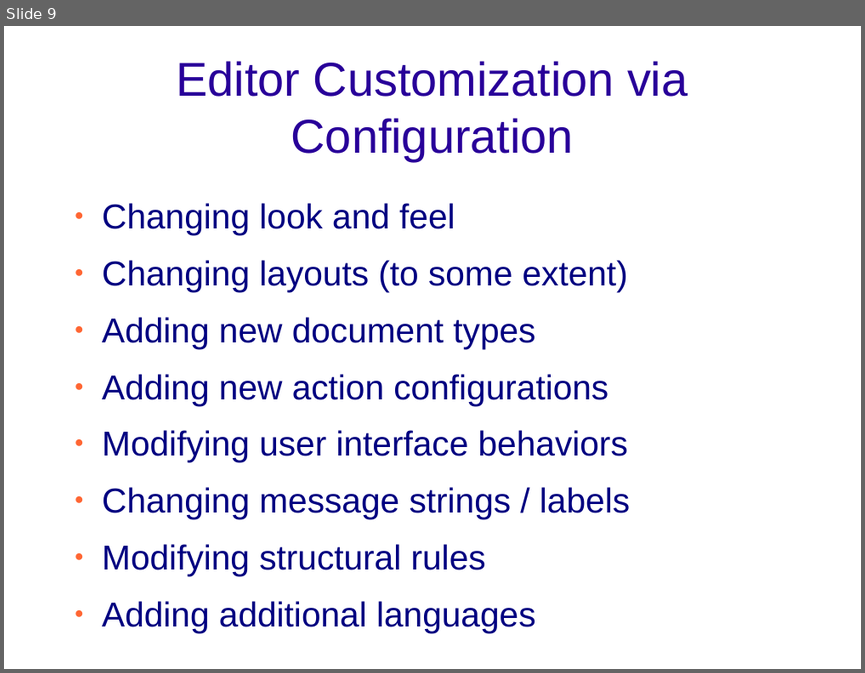
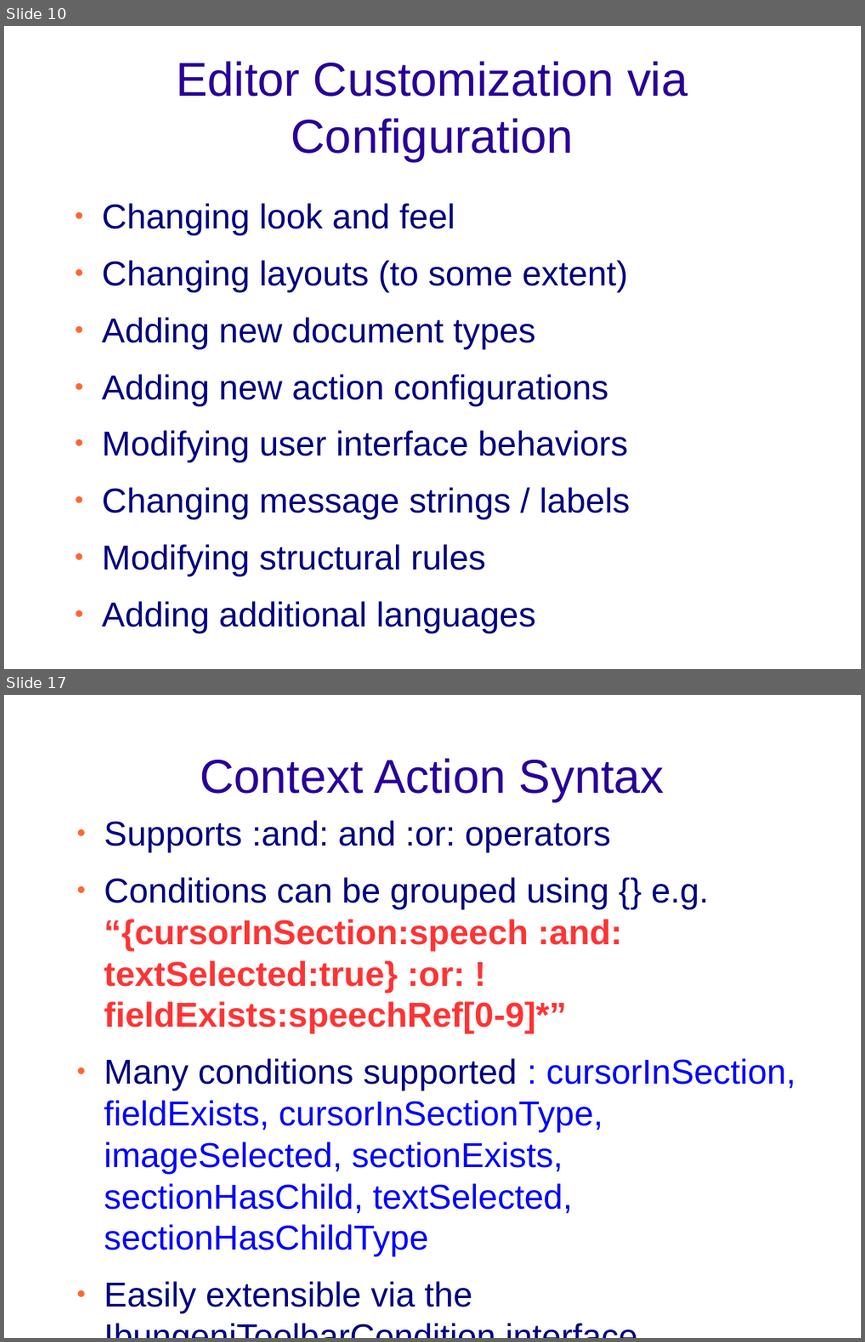
Before and after one commit to bungeni-org/bungeni-editor, a slide deck: documentation/presentations/technical_bungeni-editor.odp. Shown one above the other, each under a label of ours: slide 9 before the commit, slides 10 and 17 after it; the slides between them are not shown. The pictures are 865x673 and 865x1342 pixels, drawn with LibreOffice and Linux fonts; fonts in the diff are those of the drawing; background and template pictures are left out. Boxes give left, top, right and bottom in pixels: in the first picture for what was removed or moved away, otherwise in the second. Text is boxed around its words. In the diff, an @@ line names an element or a change of style, - is before the commit and + after.

```diff
--- a/documentation/presentations/technical_bungeni-editor.odp
+++ b/documentation/presentations/technical_bungeni-editor.odp
@@ slide 17 added at [4, 695, 861, 1338], background picture (left out) @@
@@ title added at [200, 758, 664, 801], 44 pt, text #280099 @@
+Context Action Syntax
@@ text added at [104, 820, 795, 1313], 32 pt, text #000080 @@
+● Supports :and: and :or: operators
+● Conditions can be grouped using {} e.g. “{cursorInSection:speech :and: textSelected:true} :or: !fieldExists:speechRef[0-9]*”
+● Many conditions supported : cursorInSection, fieldExists, cursorInSectionType, imageSelected, sectionExists, sectionHasChild, textSelected, sectionHasChildType
+● Easily extensible via the IbungeniToolbarCondition interface
@@ what was slide 9 is now slide 10 @@
```
Also in this commit, not shown: 5 slides changed, 5 other slides added.
